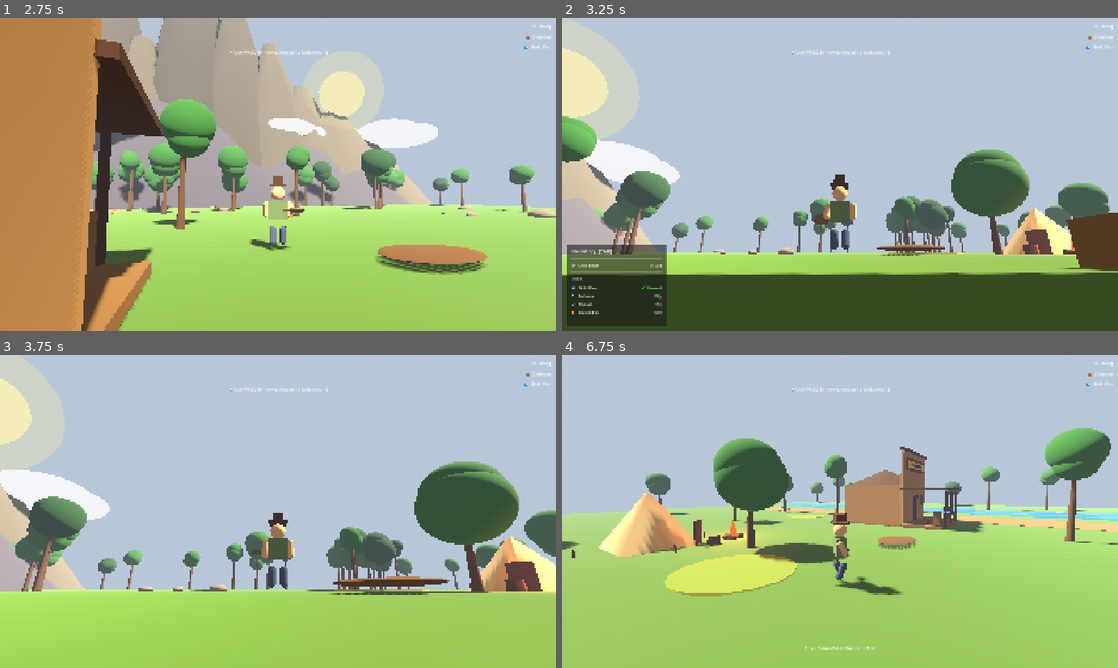
Above: before the commit, frames 1-4 (two rows, left to right).
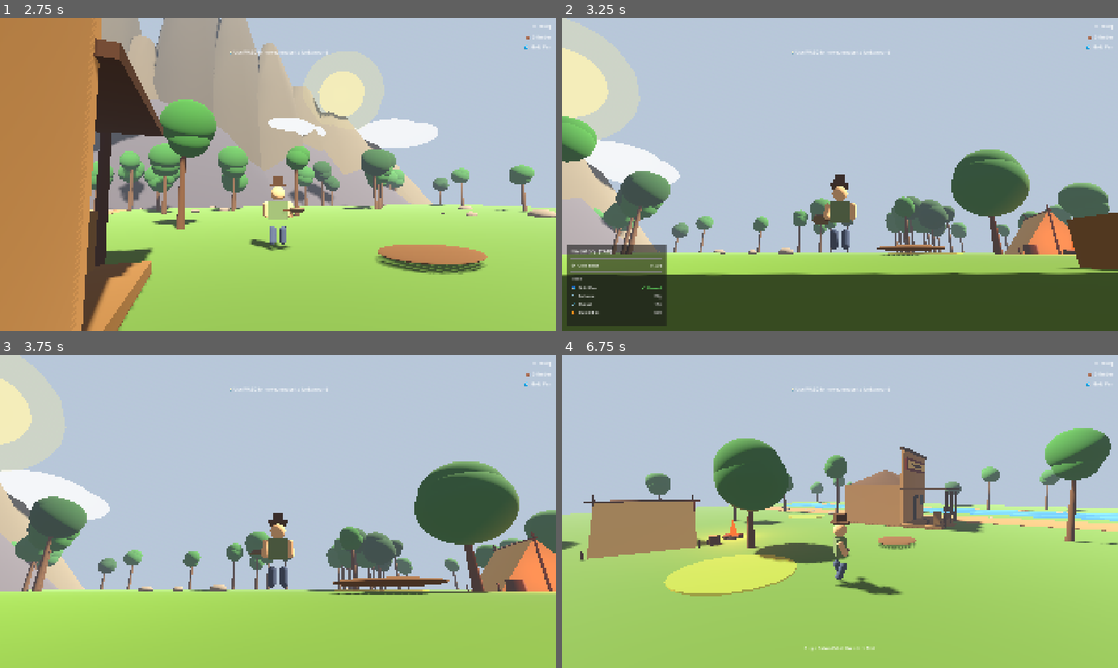
Above: after the commit, the same moments.

Repository: beachclaw/GoldRush1849
Game: Godot game, scene res://scenes/main_menu.tscn
Two runs of this game, one before a commit and one after it. Both use one fixed random seed, a clock stepped at 60 frames per second and the inputs below.
Inputs (mouse positions are in pixels of both pictures, inside the frame that each line leads up to):
- Up to frame 1 (2.75 s): click "Start Game" at 0.5 s; tap Enter (ui_accept) at 1.25, 1.52, 2.27 s; move the mouse to (305, 174) at 1.27 s; hold W (move_forward) 1.28-2.03 s; tap Tab at 1.35, 2.1 s; move the mouse to (166, 190) at 2.02 s; hold S (move_back) from 2.03 s (still down)
- Up to frame 2 (3.25 s): move the mouse to (851, 168) at 2.77 s; release S (move_back) at 2.78 s; hold W (move_forward) from 2.78 s (still down); tap Tab at 2.85 s
- Up to frame 3 (3.75 s): keep holding W (move_forward); move the mouse to (250, 574) at 3.52 s; tap Tab at 3.6 s
- Up to frame 4 (6.75 s): tap Enter (ui_accept) at 3.77, 4.52, 5.27 s; move the mouse to (878, 514) at 4.27 s; tap Tab every 0.75 s from 4.35 to 6.6 s; move the mouse to (673, 464) at 5.02 s; release W (move_forward) at 5.03 s; hold A (move_left) 5.03-5.78 s; move the mouse to (845, 511) at 5.77 s; hold W (move_forward) 5.78-6.53 s; move the mouse to (756, 433) at 6.52 s; hold D (move_right) from 6.53 s (still down)

Frame 1 is identical in both runs. In frame 2, 1.2% of the frame differs, in the area x 79-92%, y 59-76%; in frame 3, 1.8%; in frame 4, 3.2%, in the area x 1-27%, y 44-66%.

Commit message:
feat: buckskinner A-frame tent replacing pyramid tent
- PrismMesh A-frame shape auto-rotated to face campfire
- Ridge pole along tent top, front and back center support poles
- Corner stakes at the 4 base edges of the A-frame
- Removed floating door box and bedroll from old pyramid design

Co-Authored-By: Claude Opus 4.6 <noreply@anthropic.com>

Diff:
--- a/src/world/Scenery.gd
+++ b/src/world/Scenery.gd
@@ -153,50 +153,54 @@
 	var TENT_POS  := Vector3(10.0, 0.0, 12.0)
 	var FIRE_POS  := Vector3(6.5,  0.0, 10.5)
 
-	# ── Tent — pyramid shape
+	# ── Tent — buckskinner A-frame wedge tent, open front facing the fire
+	# PrismMesh: triangle cross-section in X-Y plane, ridge runs along Z.
+	# We rotate so the opening faces the campfire (SW of tent).
+	var tent_dir: float = atan2(FIRE_POS.x - TENT_POS.x, FIRE_POS.z - TENT_POS.z)
+
 	var tent := MeshInstance3D.new()
-	var tm   := CylinderMesh.new()
-	tm.top_radius      = 0.08
-	tm.bottom_radius   = 2.2
-	tm.height          = 2.6
-	tm.radial_segments = 4
-	tm.rings           = 1
-	tent.mesh     = tm
-	tent.position = TENT_POS + Vector3(0, 1.3, 0)
-	tent.rotation.y = PI / 4.0
+	var prism := PrismMesh.new()
+	prism.size = Vector3(3.2, 2.2, 3.8)  # width, height, depth
+	tent.mesh     = prism
+	tent.position = TENT_POS + Vector3(0, 1.1, 0)
+	tent.rotation.y = tent_dir
 	add_child(tent)
 	_set_mat(tent, mat_canvas)
 
-	# Tent door — dark opening facing the fire
-	var door := MeshInstance3D.new()
-	var dm   := BoxMesh.new()
-	dm.size       = Vector3(0.9, 1.2, 0.05)
-	door.mesh     = dm
-	door.position = TENT_POS + Vector3(-1.52, 0.6, -1.52)
-	door.rotation.y = PI / 4.0
-	add_child(door)
-	_set_mat(door, _mat(Color(0.28, 0.18, 0.08)))
-
-	# Tent guy-rope stakes (4 small pegs around tent)
-	for angle in [0.0, PI/2.0, PI, 3.0*PI/2.0]:
-		var stake := MeshInstance3D.new()
-		var sm2   := CylinderMesh.new()
-		sm2.top_radius = 0.03; sm2.bottom_radius = 0.04; sm2.height = 0.35
-		stake.mesh     = sm2
-		stake.position = TENT_POS + Vector3(sin(angle) * 2.6, 0.17, cos(angle) * 2.6)
-		add_child(stake)
-		_set_mat(stake, mat_pole)
-
-	# Bedroll visible inside tent (log sitting near entrance)
-	var bedroll := MeshInstance3D.new()
-	var brm     := CylinderMesh.new()
-	brm.top_radius = 0.18; brm.bottom_radius = 0.20; brm.height = 1.1
-	bedroll.mesh     = brm
-	bedroll.position = TENT_POS + Vector3(-0.3, 0.2, 0.3)
-	bedroll.rotation.z = PI / 2.0
-	bedroll.rotation.y = PI / 3.0
-	add_child(bedroll)
-	_set_mat(bedroll, _mat(Color(0.55, 0.40, 0.28)))
+	# Ridge pole — runs along the tent's Z axis (depth), sticking out front
+	var ridge := MeshInstance3D.new()
+	var ridge_m := CylinderMesh.new()
+	ridge_m.top_radius = 0.04; ridge_m.bottom_radius = 0.05; ridge_m.height = 4.4
+	ridge.mesh     = ridge_m
+	ridge.position = TENT_POS + Vector3(0, 2.2, 0)
+	ridge.rotation = Vector3(PI / 2.0, tent_dir, 0)
+	add_child(ridge)
+	_set_mat(ridge, mat_pole)
+
+	# Front and back center poles
+	for dir_sign in [1.0, -1.0]:
+		var pole := MeshInstance3D.new()
+		var pole_m := CylinderMesh.new()
+		pole_m.top_radius = 0.04; pole_m.bottom_radius = 0.06; pole_m.height = 2.5
+		pole.mesh = pole_m
+		var pole_offset := Vector3(sin(tent_dir) * 1.9 * dir_sign, 1.25, cos(tent_dir) * 1.9 * dir_sign)
+		pole.position = TENT_POS + pole_offset
+		add_child(pole)
+		_set_mat(pole, mat_pole)
+
+	# Tent stakes — at the 4 bottom corners where canvas meets ground
+	var stake_fwd := Vector3(sin(tent_dir), 0, cos(tent_dir)) * 2.0
+	var stake_side := Vector3(cos(tent_dir), 0, -sin(tent_dir)) * 1.7
+	for fwd_sign in [-1.0, 1.0]:
+		for side_sign in [-1.0, 1.0]:
+			var stake := MeshInstance3D.new()
+			var sm2   := CylinderMesh.new()
+			sm2.top_radius = 0.03; sm2.bottom_radius = 0.04; sm2.height = 0.35
+			stake.mesh     = sm2
+			stake.position = TENT_POS + stake_fwd * fwd_sign + stake_side * side_sign + Vector3(0, 0.17, 0)
+			add_child(stake)
+			_set_mat(stake, mat_pole)
+
 
 	# Tree stump seat near fire
 	var stump := MeshInstance3D.new()
